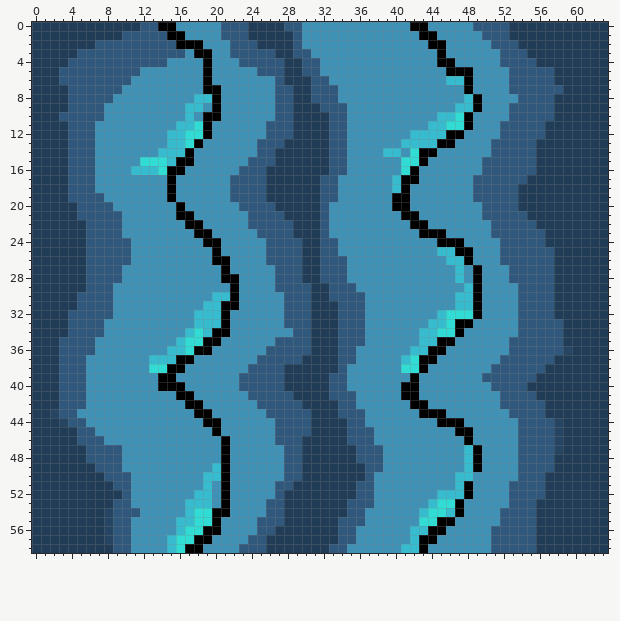
File history of a pixel-art file, wave.ase. Above, as it was before the edit.
64x59 pixels, 1 frame. Colours within 5 levels of each other are drawn and written as one.
The result:
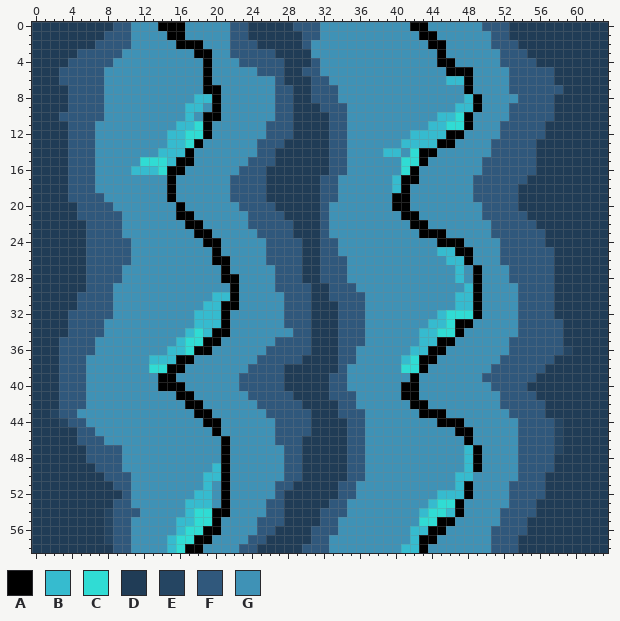
Palette (. is transparent): A #000000  B #36bbcf  C #30dcd4  D #203c56  E #254562  F #30587c  G #3f92b6
The exact change:
@@ x 0..63 @@
- 0 DDDDDDDDDDDDFFAAGGGGGFFFDDDDFFGGGGGGGGGGGGAAGGGGGFFFFDDDDDDDDDDD
- 1 DDDDDDDDDDFFFFFAAGGGGFFFDDDDDFGGGGGGGGGGGGGAAGGGGGFFFDDDDDDDDDDD
- 2 DDDDDDDFFFFFFFFFAAAGGGFFFDDDDFGGGGGGGGGGGGGGAAGGGGGFFFDDDDDDDDDD
- 3 DDDDDFFFFFFFFFFFFGAAGGFFFFFDDFFGGGGGGGGGGGGGGAGGGGGGFFFDDDDDDDDD
- 4 DDDDFFFFFFFFFFFGGGGAGGGFFFFFDDFFGGGGGGGGGGGGGAAGGGGGFFFFDDDDDDDD
- 5 DDDFFFFFFFFFGGGGGGGAGGGGGFFFDDFFGGGGGGGGGGGGGGAAAGGGGFFFFFDDDDDD
- 6 DDDFFFFFFFFGGGGGGGGAGGGGGGGFDDDFFGGGGGGGGGGGGGBBAGGGGFFFFFDDDDDD
- 7 DDDDFFFFFFGGGGGGGGGAAGGGGGGFFDDFFFGGGGGGGGGGGGGGAGGGGFFFFFFDDDDD
- 8 DDDDFFFFFGGGGGGGGGBBAGGGGGGFFDDFFFGGGGGGGGGGGGGGBAGGGGFFFFDDDDDD
+ 0 DDDDDDDDDFFGGGAAAGGGGGFFDDDDDFFFGGGGGGGGGGAAGGGGGGFFFDDDDDDDDDDD
+ 1 DDDDDDDDFFFGGGGAAGGGGGFFDDDDDDFFGGGGGGGGGGGAAGGGGGGFFDDDDDDDDDDD
+ 2 DDDDDDDFFFFGGGGGAAAGGGFFFDDDDDFGGGGGGGGGGGGGAAGGGGGFFFDDDDDDDDDD
+ 3 DDDDDFFFFFGGGGGGGGAAGGFFFFFDDDDGGGGGGGGGGGGGGAGGGGGGFFFDDDDDDDDD
+ 4 DDDDFFFFFGGGGGGGGGGAGGGFFFFFDDDFGGGGGGGGGGGGGAAGGGGGFFFFDDDDDDDD
+ 5 DDDFFFFFGGGGGGGGGGGAGGGGGFFFDDFFGGGGGGGGGGGGGGAAAGGGGFFFFFDDDDDD
+ 6 DDDFFFFFGGGGGGGGGGGAGGGGGGGFDDDFFGGGGGGGGGGGGGBBAGGGGFFFFFDDDDDD
+ 7 DDDDFFFFGGGGGGGGGGGAAGGGGGGFFDDFFFGGGGGGGGGGGGGGAGGGGFFFFFFDDDDD
+ 8 DDDDFFFFGGGGGGGGGGBBAGGGGGGFFDDFFFGGGGGGGGGGGGGGBAGGGGFFFFDDDDDD
  9 DDDDFFFFGGGGGGGGGBBGAGGGGGGFFDDDFFFGGGGGGGGGGGGBBAGGGFFFFFDDDDDD
@@ x 23..57 @@
 44 GGGGFFFFDDDDFFGGGGGGGGAAAGGGGGGFFFF
-45 GGGGFFFFDDDDFFFGGGGGGGGGAAGGGGGFFFF
-46 GGGGFFFDDDDDFFFGGGGGGGGGGAGGGGGFFFF
-47 GGGGGFFDDDDDDFFFGGGGGGGGGBAGGGGFFFF
-48 GGGGGFFDDDDDDFFFGGGGGGGGGBAGGGGFFFF
-49 GGGGGFFDDDDDDDFFGGGGGGGGGBAGGGGFFFF
-50 GGGGGFFDDDDDDDFGGGGGGGGGBBGGGGGFFFD
-51 GGGGFFDDDDDDDFFGGGGGGGGGBAGGGGFFFFD
-52 GGGGFDDDDDDDDFFGGGGGGGBBBAGGGGFFFFD
-53 GGGFFDDDDDDDFFFGGGGGGBCCAGGGGGFFFDD
-54 GGGFFDDDDDDDFFGGGGGGBCCBAGGGGFFFFDD
-55 GGFFFDDDDDDFFFGGGGGGCCAAGGGGGFFFFDD
-56 GGFFDDDDDDDFFGGGGGGBBAAGGGGGFFFFFDD
-57 GFFDDDDDDDDFFGGGGGGBAAGGGGGGFFFFFDD
-58 FFFDDDDDDDFFGGGGGGBBAGGGGGGGFFFFFDD
+45 GGGGFFFFDDDDFFGGGGGGGGGGAAGGGGGFFFF
+46 GGGGFFFDDDDDFFGGGGGGGGGGGAGGGGGFFFF
+47 GGGGGFFDDDDDFFGGGGGGGGGGGBAGGGGFFFF
+48 GGGGGFFDDDDDFFGGGGGGGGGGGBAGGGGFFFF
+49 GGGGGFFDDDDDFFGGGGGGGGGGGBAGGGGFFFF
+50 GGGGGFFDDDDDFFGGGGGGGGGGBBGGGGGFFFD
+51 GGGGFFDDDDDFFGGGGGGGGGGGBAGGGGFFFFD
+52 GGGGFDDDDDDFFGGGGGGGGGBBBAGGGGFFFFD
+53 GGGFFDDDDDFFGGGGGGGGGBCCAGGGGGFFFDD
+54 GGGFFDDDDFFFGGGGGGGGBCCBAGGGGFFFFDD
+55 GGFFFDDDDFFGGGGGGGGGCCAAGGGGGFFFDDD
+56 GGFFDDDDFFFGGGGGGGGBBAAGGGGGFFFFDDD
+57 GFFDDDDDFFGGGGGGGGGBAAGGGGGGFFFDDDD
+58 FFDDDDDFFFGGGGGGGGBBAGGGGGGGFFFDDDD
Changed places in both pictures, as pixel boxes (x1, y1, x2, y2):
changed: (104, 22, 185, 103)
changed: (221, 22, 230, 40)
changed: (284, 22, 320, 67)
changed: (473, 22, 491, 40)
changed: (302, 427, 383, 553)
changed: (518, 517, 536, 553)
changed: (257, 544, 266, 553)
